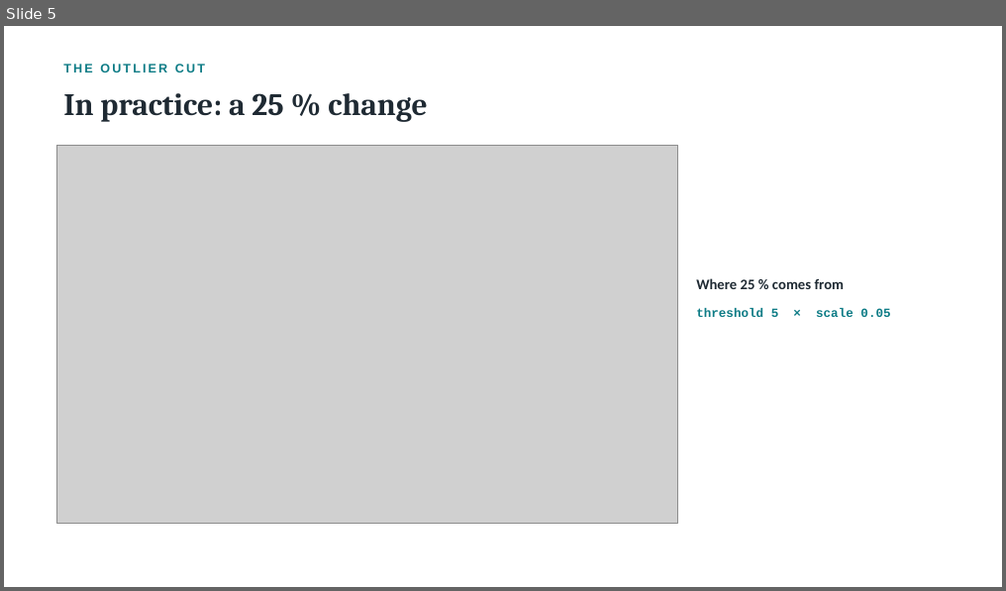
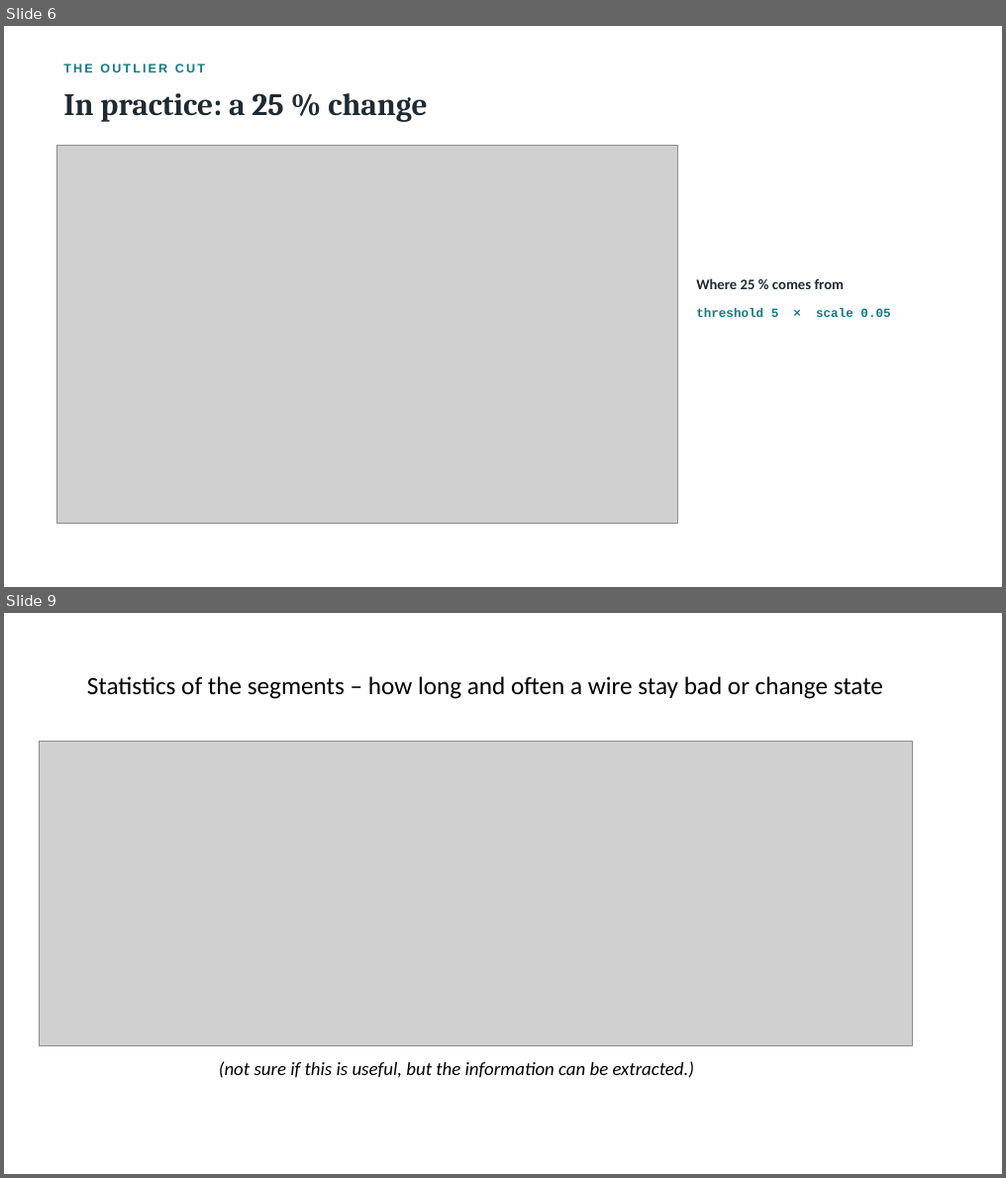
Before and after one commit to KongTu/deadChannel-ALERT-CLAS12, a slide deck: ahdc_dead_channels_kong.pptx. Shown one above the other, each under a label of ours: slide 5 before the commit, slides 6 and 9 after it; the slides between them are not shown. The pictures are 1006x591 and 1006x1178 pixels, drawn with LibreOffice and Linux fonts; fonts in the diff are those of the drawing; grey boxes stand for pictures. Boxes give left, top, right and bottom in pixels: in the first picture for what was removed or moved away, otherwise in the second. Text is boxed around its words. In the diff, an @@ line names an element or a change of style, - is before the commit and + after.

```diff
--- a/ahdc_dead_channels_kong.pptx
+++ b/ahdc_dead_channels_kong.pptx
@@ slide 9 added at box(4, 613, 1002, 1174), background #FFFFFF @@
@@ text added at box(87, 676, 883, 699), 24 pt, text #000000 @@
+Statistics of the segments – how long and often a wire stay bad or change state
@@ picture added at box(39, 741, 912, 1047) @@
@@ text added at box(219, 1061, 695, 1078), 18 pt, text #000000, italic @@
+(not sure if this is useful, but the information can be extracted.)
@@ what was slide 5 is now slide 6 @@
```
Also in this commit, not shown: 4 slides changed, 1 other slide added.
